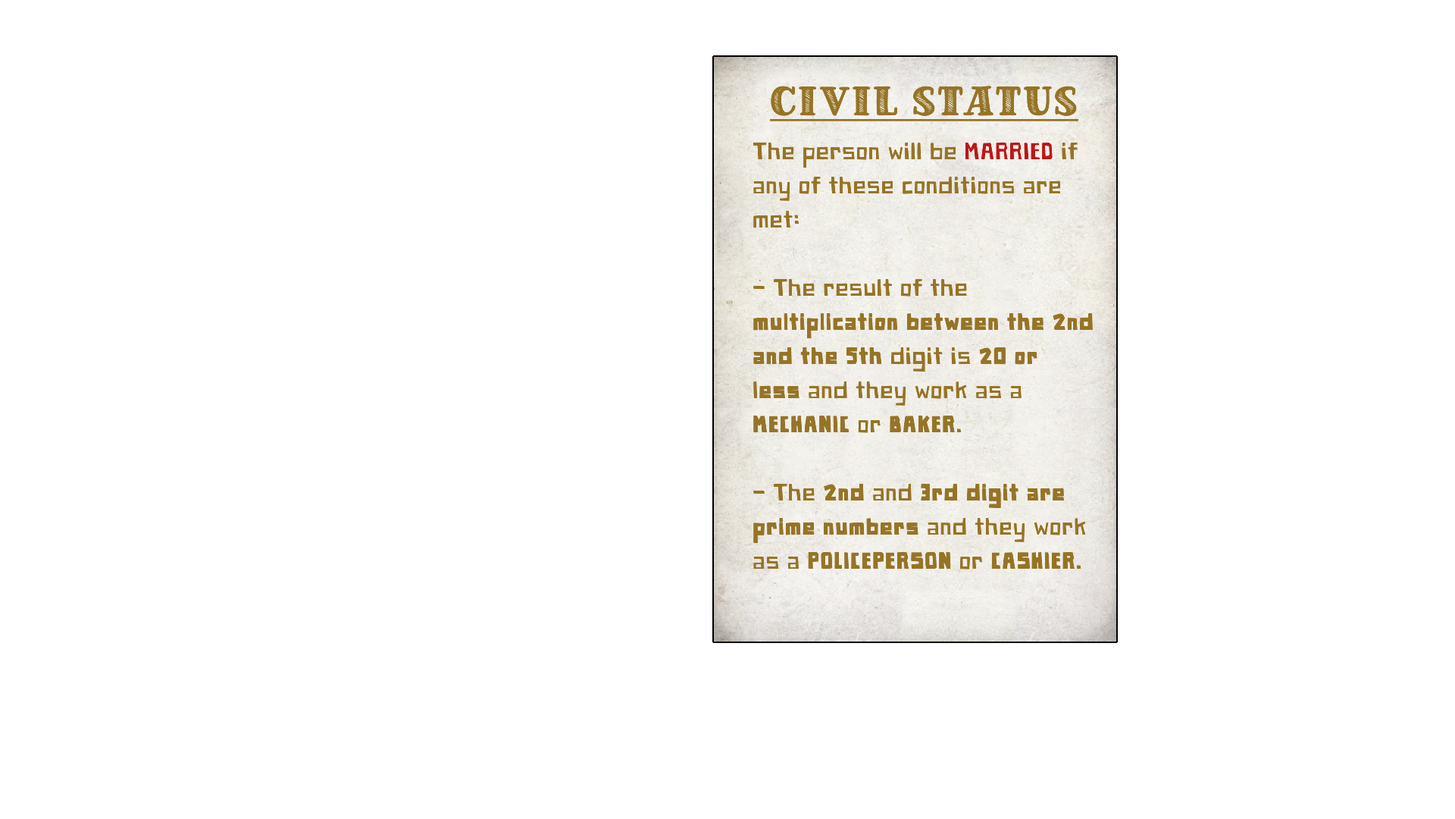
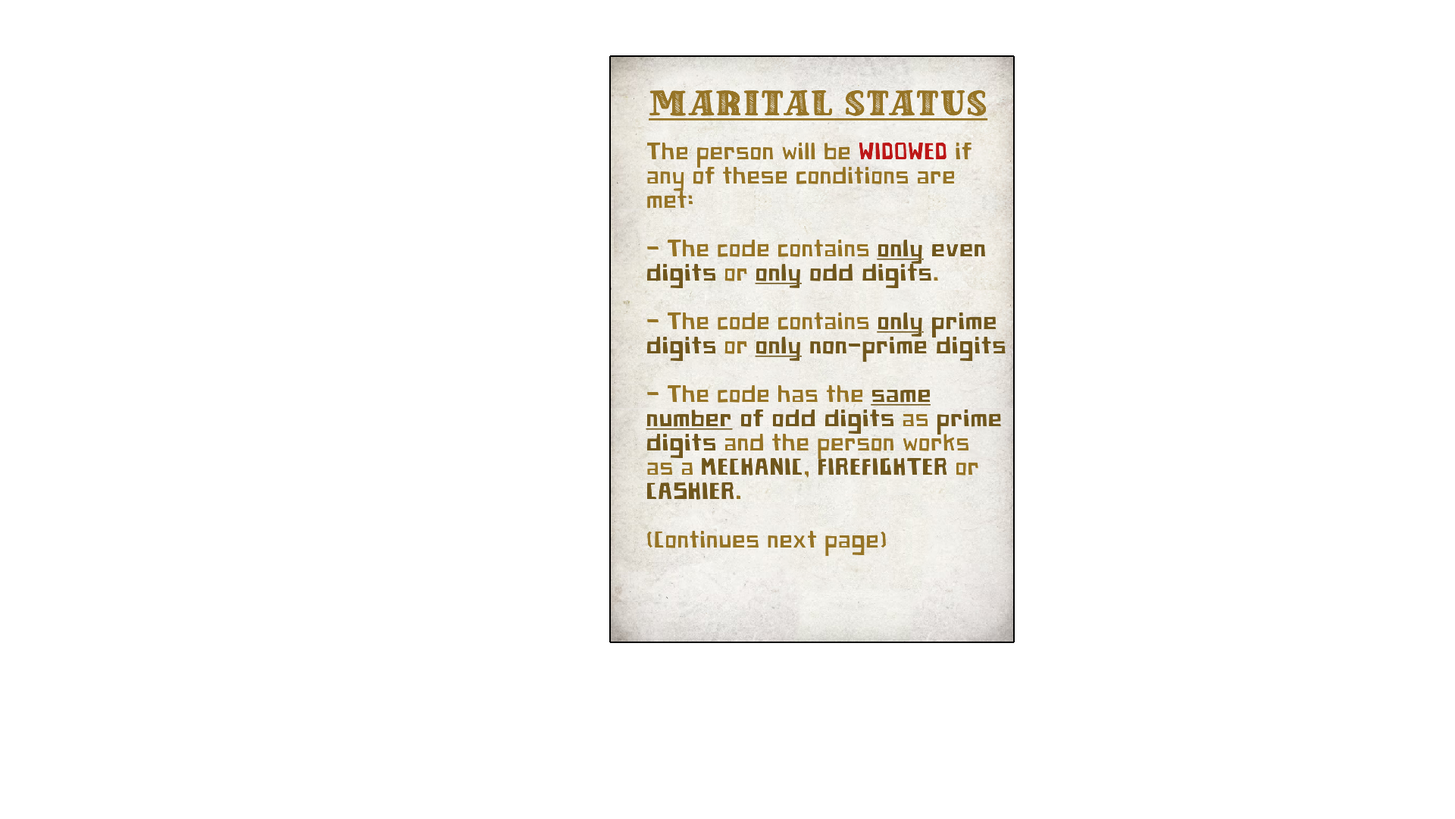
Two versions of the same layered image (1455x819). Layer-by-layer changes:
painted on "Page 13" over [609, 55, 1119, 643]
